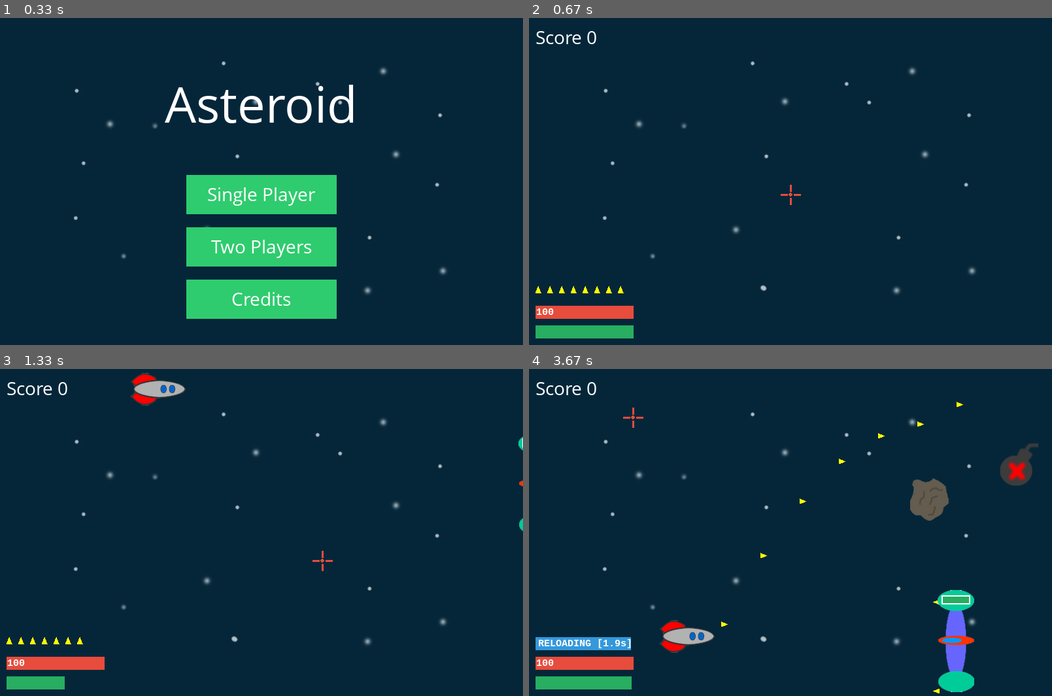
Above: before the commit, frames 1-4 (two rows, left to right).
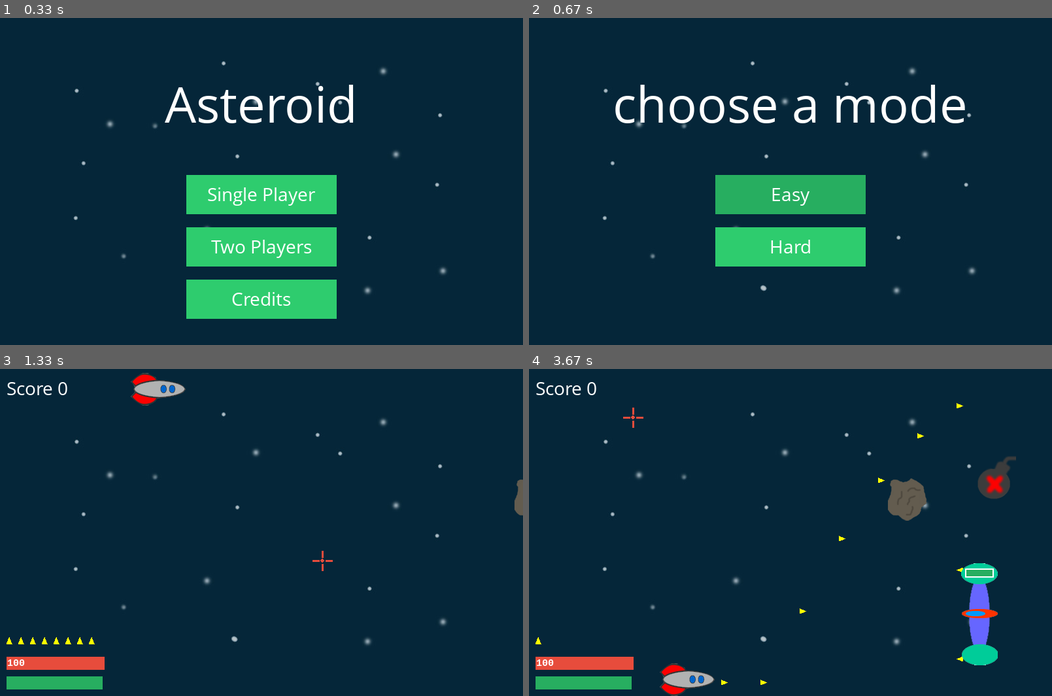
Above: after the commit, the same moments.

Repository: EdwGx/Asteroid-Pygame
Game: pygame game, started from Main.py
Two runs of this game, one before a commit and one after it. Both use one fixed random seed, a clock stepped at 60 frames per second and the inputs below.
Inputs (mouse positions are in pixels of both pictures, inside the frame that each line leads up to):
- Up to frame 1 (0.33 s): no input
- Up to frame 2 (0.67 s): click "Single Player" at 0.38 s
- Up to frame 3 (1.33 s): press the mouse at (261, 597) at 0.7 s; move the mouse to (292, 578) at 0.8 s; release the mouse at (324, 561) at 0.93 s; tap Space at 1 s
- Up to frame 4 (3.67 s): press the mouse at (790, 597) at 1.37 s; move the mouse to (696, 571) at 1.47 s; release the mouse at (602, 548) at 1.6 s; press the mouse at (790, 597) at 1.7 s; move the mouse to (769, 512) at 1.8 s; release the mouse at (748, 424) at 1.93 s; press the mouse at (790, 597) at 2.03 s; move the mouse to (848, 525) at 2.13 s; release the mouse at (905, 450) at 2.27 s; press the mouse at (790, 597) at 2.37 s; move the mouse to (853, 539) at 2.47 s; release the mouse at (910, 483) at 2.6 s; press the mouse at (790, 597) at 2.7 s; move the mouse to (748, 512) at 2.8 s; release the mouse at (706, 424) at 2.93 s; press the mouse at (790, 597) at 3.03 s; move the mouse to (816, 542) at 3.13 s; release the mouse at (842, 486) at 3.27 s; press the mouse at (790, 597) at 3.37 s; move the mouse to (712, 506) at 3.47 s; release the mouse at (633, 418) at 3.6 s

Frame 1 is identical in both runs. In frame 2, 11% of the frame differs, in the area x 1-84%, y 4-98%; in frame 3, 0.5%; in frame 4, 6.8%.

Commit message:
Add easy/hard mode(solo only).
Easy mode:
- Faster heal speed.
- Faster heal time after hit.
- Faster bullets reload speed.
- More jumping power.

Add more and more bad guys as the game run.
Fix some minor bugs.

Diff:
--- a/Main.py
+++ b/Main.py
@@ -8,6 +8,7 @@
 import menu
 import end
 import credit
+import mode
 
 class jump_bar(object):
     def __init__(self,x=10,y=470):
@@ -15,15 +16,18 @@
         self.y = y
         self.jumPower = float(1)
         self.moving = False
+        self.spend = 0.02
 
     def reinit(self):
         self.jumPower = float(1)
         self.moving = False
+        self.spend = 0.02
 
     def start_move(self):
         self.moving = True
 
     def stop_move(self,p_sp):
+        self.moving = False
         p_sp.startFall()
 
     def draw(self,screen,p_sp):
@@ -32,7 +36,7 @@
                 p_sp.rect.y -= 2
             else:
                 p_sp.rect.y = 0
-            self.jumPower -= 0.02
+            self.jumPower -= self.spend
         elif self.jumPower <= 0.98:
                 self.jumPower += 0.02
 
@@ -56,11 +60,14 @@
         self.bullet = self.max
         self.reloading = False
         self.reloadTimer = 0
+        self.reload_time = 2
 
     def reinit(self):
+        self.max = 8
         self.bullet = self.max
         self.reloading = False
         self.reloadTimer = 0
+        self.reload_time = 2
 
     def reload_bullet(self):
         if self.reloading == False:
@@ -68,7 +75,7 @@
             self.reloading = True
 
     def draw(self,d_surface):
-        self.reload_time = 2
+
         time_left = self.reload_time-(float(pygame.time.get_ticks())-float(self.reloadTimer))/1000
 
         if self.reloading:
@@ -111,6 +118,8 @@
         self.losing = False
         self.lastHit = 0
         self.quick_check = False
+        self.heal = 0.1
+        self.heal_time = 3000
 
     def reinit(self):
         self.health = float(self.max)
@@ -118,9 +127,10 @@
         self.losing = False
         self.lastHit = 0
         self.quick_check = False
+        self.heal = 0.1
+        self.heal_time = 3000
 
     def draw(self,d_surface):
-        heal_time = 3000 #ms
         if self.losing:
             if self.health - self.d_health <= 0:
                 self.losing = False
@@ -130,12 +140,12 @@
                 self.d_health -= 4
         elif self.quick_check:
             if self.health < 100:
-                self.health += 0.1
+                self.health += self.heal
                 self.d_health = self.health
             else:
                 self.health = 100
                 self.d_health = self.health
-        elif (pygame.time.get_ticks() - self.lastHit) >= heal_time:
+        elif (pygame.time.get_ticks() - self.lastHit) >= self.heal_time:
             self.quick_check = True
         pygame.draw.rect(d_surface,red,(self.x,self.y,int(150*self.d_health/self.max),20))
         font = pygame.font.SysFont("Lucida Console",15,True)
@@ -165,6 +175,7 @@
     def reinit(self):
         self.call_timer = 18*60 #s*frame(60)
         self.current_timer = 0
+        self.m_existed = False
     def draw(self,d_surface):
         if self.current_timer < self.call_timer:
             self.current_timer += 1
@@ -221,26 +232,10 @@
     # center part
     pygame.draw.circle(screen,red,(mX,mY),3,0)
 
-'''def jump_bar():
-    global jumPower, moveY
-    if jumPower > 0:
-        if jumPower > 0.3:
-            draw_color = darkgreen
-        else:
-            draw_color = red
-        pygame.draw.rect(screen,
-                         draw_color,
-                         pygame.Rect(10,sizeY-30,150*jumPower,20))
-    else:
-        jumPower = 0
-        if moveY:
-            moveY = False
-            player.startFall()'''
 
 def next_level():
-    global player,spawn_speed
-    spawn_speed += 2
-    player.moveSpeed += 0.4
+    global spawn_speed
+    spawn_speed += 0.04
 
 def init_game():
     global jumPower,bad_timer,block_timer,player_timer,move_dis
@@ -347,6 +342,7 @@
 move_dis = 0.0
 score = 0
 scene = 1 #1:start menu 2:game 3:retry,win,quit 4:credit 5:2-Player 6:2-Player retry
+#7:mode menu
 
 background = pygame.image.load('background.jpg')
 icon = pygame.image.load('icon@2x.png')
@@ -367,14 +363,13 @@
     if scene == 1:
         return_number = menu.draw(screen)
         if return_number== 1:
-            pygame.mouse.set_visible(False)
             init_game()
             if is_init_1:
                 init_player(1)
                 is_init_1 = False
             else:
                 reinit_player(1)
-            scene = 2
+            scene = 7
         elif return_number== 2:
             pygame.mouse.set_visible(False)
             init_game()
@@ -386,6 +381,25 @@
             scene = 5
         elif return_number == 3:
             scene = 4
+
+    if scene == 7:
+        return_number = mode.draw(screen)
+        if return_number == 2:
+            bullet_bar1.max = 6
+            bullet_bar1.bullet = 6
+            scene = 2
+            pygame.mouse.set_visible(False)
+        elif return_number == 1:
+            bullet_bar1.max = 8
+            bullet_bar1.bullet = 8
+            bullet_bar1.reload_time = 1
+            missile_controller.call_timer = 6*60
+            jump_bar1.spend = 0.006
+            health_bar1.heal = 0.3
+            health_bar1.heal_time = 500
+            scene = 2
+            pygame.mouse.set_visible(False)
+
 
 
 
@@ -498,18 +512,20 @@
                     shoot_timer = pygame.time.get_ticks()
                     shoot_running = 4
 
-
+        spawn_speed += 0.04
         if block_timer <= move_dis:
             block = Block.Block()
             block.add(full_list,move_list)
 
             block_timer = move_dis + random.randint(10,14)*48 - spawn_speed
-            if bad_timer <= 60:
-                bad_timer = 60
+            if block_timer < 10:
+                bad_timer = 10
 
         if bad_timer <= move_dis:
             addBad()
             bad_timer = move_dis + random.randint(2,5)*48 - spawn_speed
+            if bad_timer <= 10:
+                bad_timer = 10
 
         move_list.update(player.moveSpeed)
         bad_list.update(player.moveSpeed)
@@ -680,18 +696,19 @@
                     shoot_timer = pygame.time.get_ticks()
                     shoot_running = 4
 
-
+        spawn_speed += 0.04
         if block_timer <= move_dis:
             block = Block.Block()
             block.add(full_list,move_list)
-
             block_timer = move_dis + random.randint(10,14)*48 - spawn_speed
-            if bad_timer <= 60:
-                bad_timer = 60
+            if block_timer < 10:
+                block_timer = 10
 
         if bad_timer <= move_dis:
             addBad()
             bad_timer = move_dis + random.randint(2,5)*48 - spawn_speed
+            if bad_timer < 10:
+                bad_timer = 10
 
         move_list.update(0.8)
         bad_list.update(0.8)
@@ -733,13 +750,15 @@
         if not(player1.losted):
             bullet_bar1.draw(screen)
             health_bar1.draw(screen)
+            jump_bar1.draw(screen,player1)
 
         if not(player2.losted):
             bullet_bar2.draw(screen)
             health_bar2.draw(screen)
-
-        jump_bar1.draw(screen,player1)
-        jump_bar2.draw(screen,player2)
+            jump_bar2.draw(screen,player2)
+
+
+
         #draw end
 
         pygame.display.flip()
@@ -753,7 +772,7 @@
             pygame.mouse.set_visible(False)
             init_game()
             reinit_player(1)
-            scene = 2
+            scene = 7
         elif event_b == 2:
             scene = 1
 
--- /dev/null
+++ b/mode.py
@@ -0,0 +1,55 @@
+#menu.py
+import pygame
+from color import*
+
+clock = pygame.time.Clock()
+sizeX = 800
+sizeY = 500
+background = pygame.image.load('background.jpg')
+
+def draw(screen):
+    mouse_up = False
+    rect1 =  pygame.Rect(0,0,230,60)
+    rect1.center = (sizeX/2,sizeY/2+20)
+
+    rect2 =  pygame.Rect(0,0,230,60)
+    rect2.center = (sizeX/2,sizeY/2+100)
+
+    for event in pygame.event.get():
+        if event.type == pygame.QUIT:
+            pygame.quit()
+        if event.type == pygame.MOUSEBUTTONUP:
+            mouse_up = True
+    mX = (pygame.mouse.get_pos())[0]
+    mY = (pygame.mouse.get_pos())[1]
+    screen.blit(background,background.get_rect())
+    if rect1.collidepoint(mX,mY):
+        if mouse_up:
+            return 1
+        else:
+            pygame.draw.rect(screen,darkgreen,rect1)
+    else:
+        pygame.draw.rect(screen,green,rect1)
+
+    if rect2.collidepoint(mX,mY):
+        if mouse_up:
+            return 2
+        else:
+            pygame.draw.rect(screen,darkgreen,rect2)
+    else:
+        pygame.draw.rect(screen,green,rect2)
+
+    tfont = pygame.font.SysFont("comicsansms",80)
+    tLabel = tfont.render('choose a mode',True,white)
+    screen.blit(tLabel,
+                ((sizeX - tLabel.get_width())/2,(sizeY - tLabel.get_height())/2 -120))
+
+    font = pygame.font.SysFont("comicsansms",30)
+    Label = font.render('Easy',True,white)
+    screen.blit(Label,
+                ((sizeX - Label.get_width())/2,(sizeY - Label.get_height())/2+20))
+    Label = font.render('Hard',True,white)
+    screen.blit(Label,
+                ((sizeX - Label.get_width())/2,(sizeY - Label.get_height())/2+100))
+    pygame.display.flip()
+    clock.tick(60)
